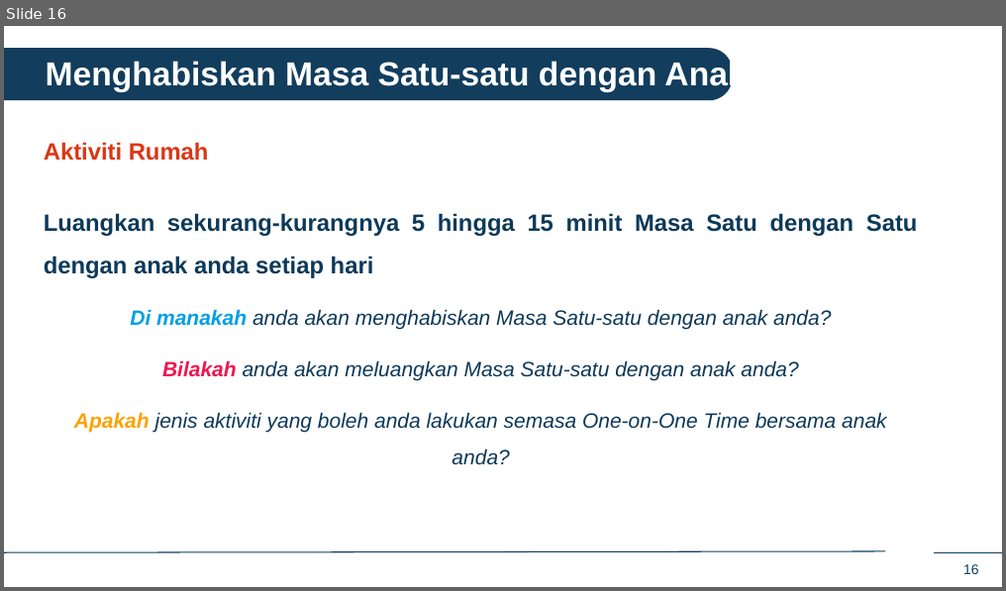
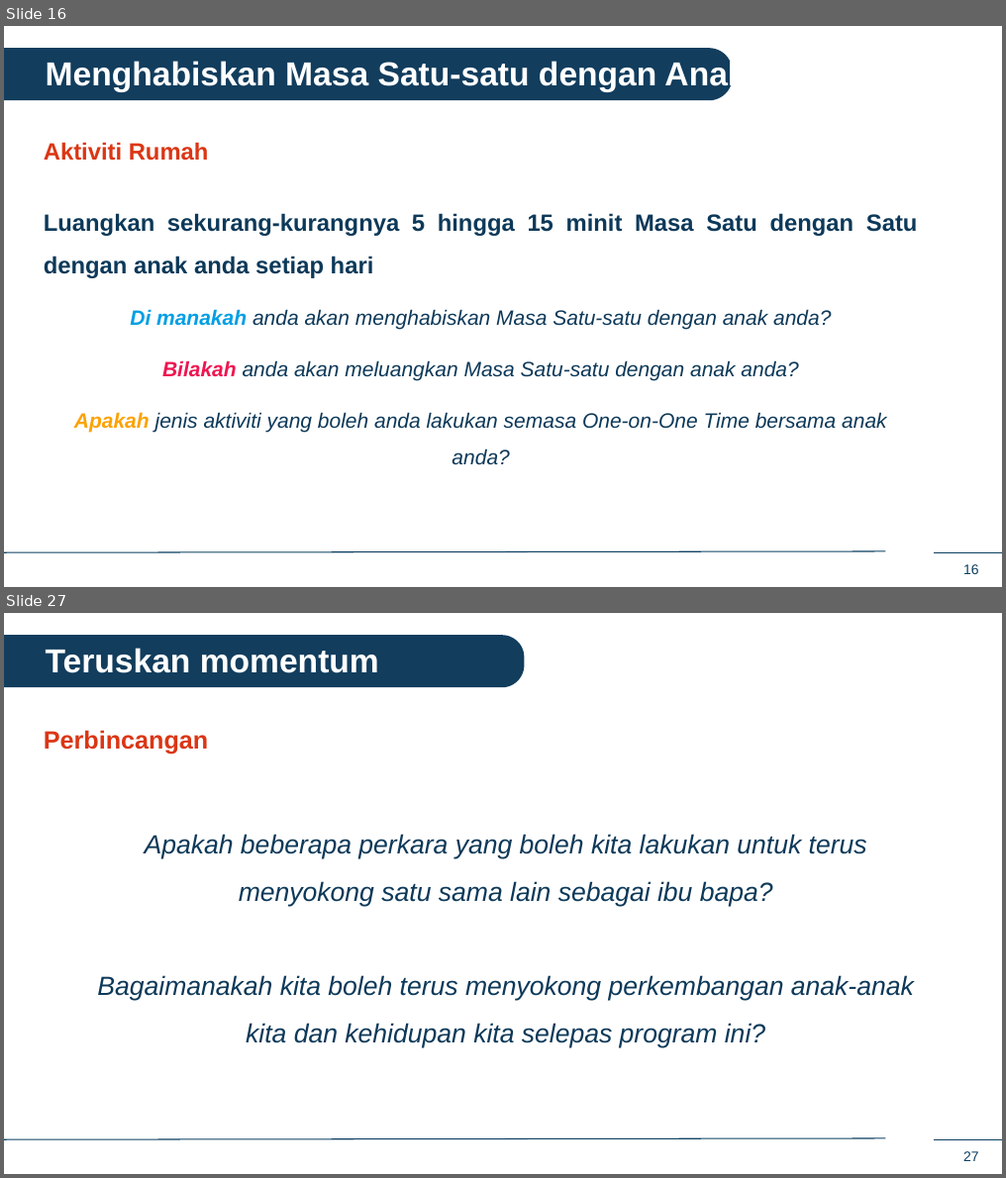
Before and after one commit to IDEMSInternational/plh-digital-content, a slide deck: translations/facilitator_app_malaysia/ms/ms_in_person_sessions.pptx. Shown one above the other, each under a label of ours: slide 16 before the commit, slides 16 and 27 after it; the slides between them are not shown. The pictures are 1006x591 and 1006x1178 pixels, drawn with LibreOffice and Linux fonts; fonts in the diff are those of the drawing; background and template pictures are left out. Boxes give left, top, right and bottom in pixels: in the first picture for what was removed or moved away, otherwise in the second. Text is boxed around its words. In the diff, an @@ line names an element or a change of style, - is before the commit and + after.

```diff
--- a/translations/facilitator_app_malaysia/ms/ms_in_person_sessions.pptx
+++ b/translations/facilitator_app_malaysia/ms/ms_in_person_sessions.pptx
@@ slide 27 added at (x1=4, y1=613, x2=1002, y2=1174), background #FFFFFF; not listed: 3 template elements that a slide beside it also shows @@
@@ round same rect added at (x1=4, y1=635, x2=524, y2=688), fill #123D5D @@
@@ text added at (x1=46, y1=648, x2=379, y2=673), 24 pt, text #FFFFFF, bold @@
+Teruskan momentum
@@ text added at (x1=44, y1=730, x2=914, y2=1049), 19 pt, text #0D3959, italic @@
+Perbincangan
+Apakah beberapa perkara yang boleh kita lakukan untuk terus menyokong satu sama lain sebagai ibu bapa?
+Bagaimanakah kita boleh terus menyokong perkembangan anak-anak kita dan kehidupan kita selepas program ini?
```
Also in this commit, not shown: 4 slides changed, 9 other slides added, 10 slides removed.
